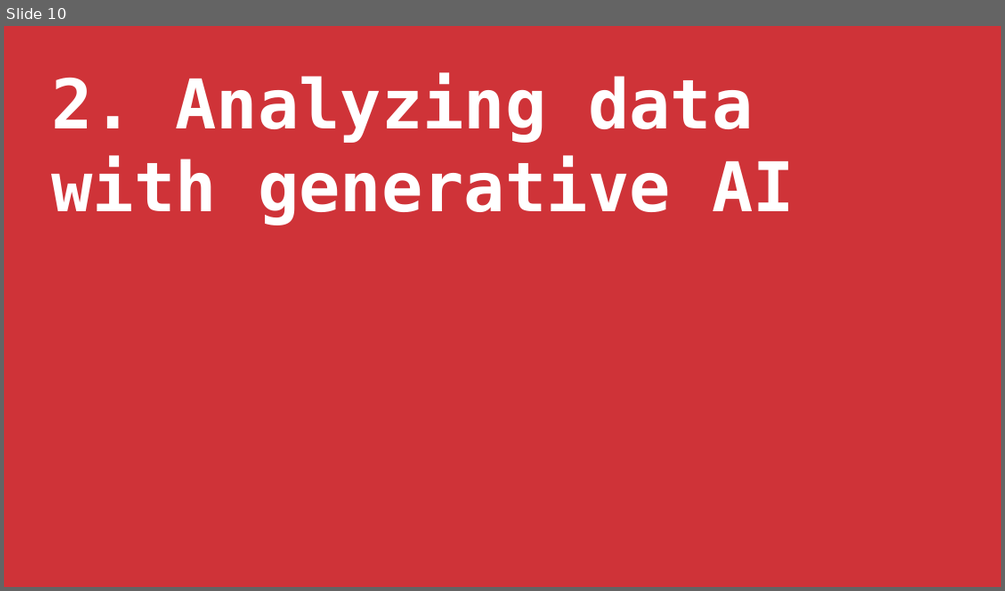
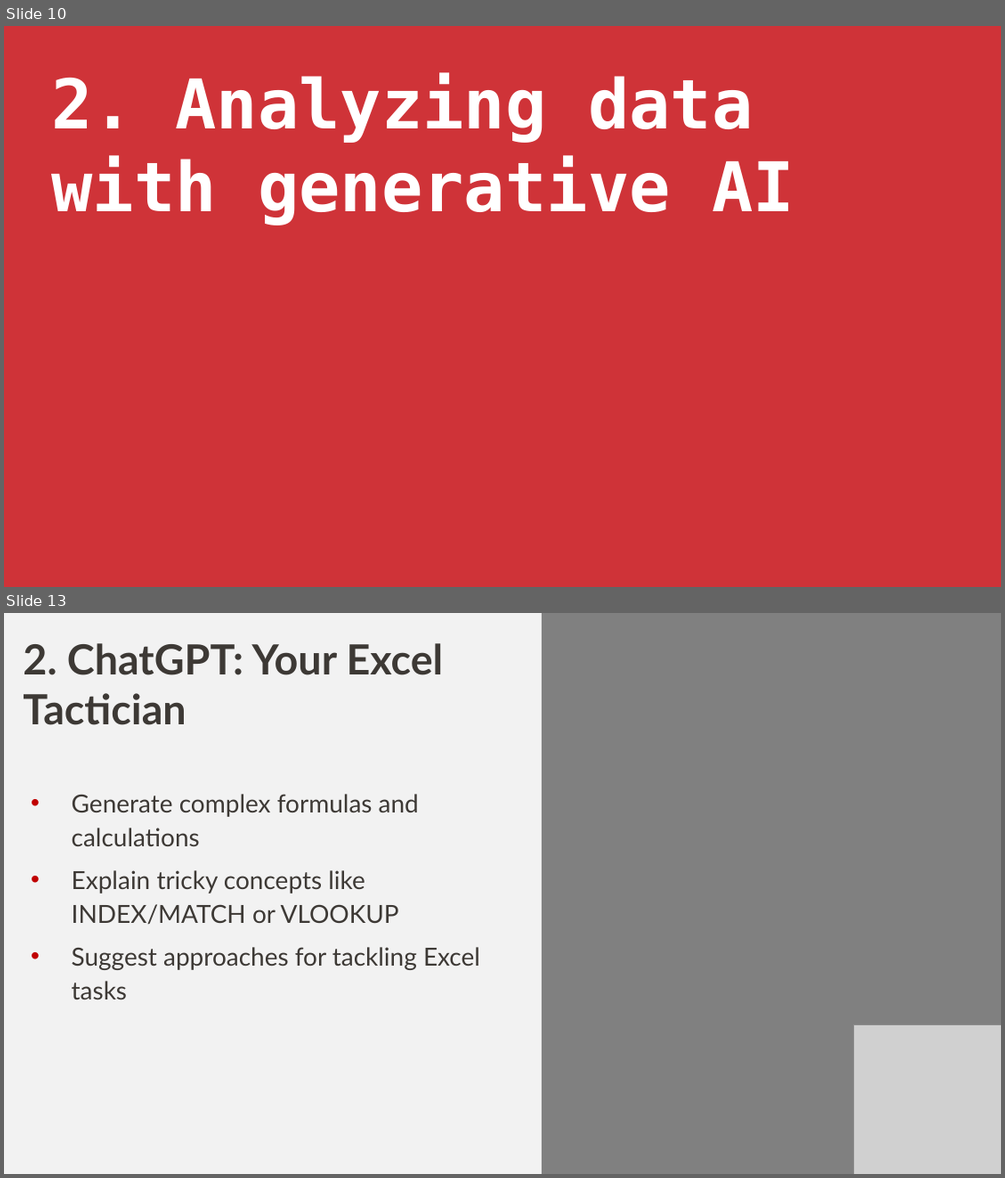
Before and after one commit to stringfestdata/enhancing-excel-free-generative-ai-tools, a slide deck: enhancing-excel-free-generative-ai.pptx. Shown one above the other, each under a label of ours: slide 10 before the commit, slides 10 and 13 after it; the slides between them are not shown. The pictures are 1005x591 and 1005x1178 pixels, drawn with LibreOffice and Linux fonts; fonts in the diff are those of the drawing; grey boxes stand for pictures. Boxes give left, top, right and bottom in pixels: in the first picture for what was removed or moved away, otherwise in the second. Text is boxed around its words. In the diff, an @@ line names an element or a change of style, - is before the commit and + after.

```diff
--- a/enhancing-excel-free-generative-ai.pptx
+++ b/enhancing-excel-free-generative-ai.pptx
@@ slide 13 added at <box>4,613,1001,1174</box>, background #F2F2F2 @@
@@ rectangle added at <box>542,613,1001,1174</box>, fill #808080 @@
@@ text added at <box>23,643,480,999</box>, 36 pt, text #3D3935 @@
+2. ChatGPT: Your Excel Tactician
+• Generate complex formulas and calculations
+• Explain tricky concepts like INDEX/MATCH or VLOOKUP
+• Suggest approaches for tackling Excel tasks
@@ picture added at <box>853,1024,1001,1174</box> @@
```
Also in this commit, not shown: 3 slides changed, 9 other slides added, 2 slides removed, 1 other file.
